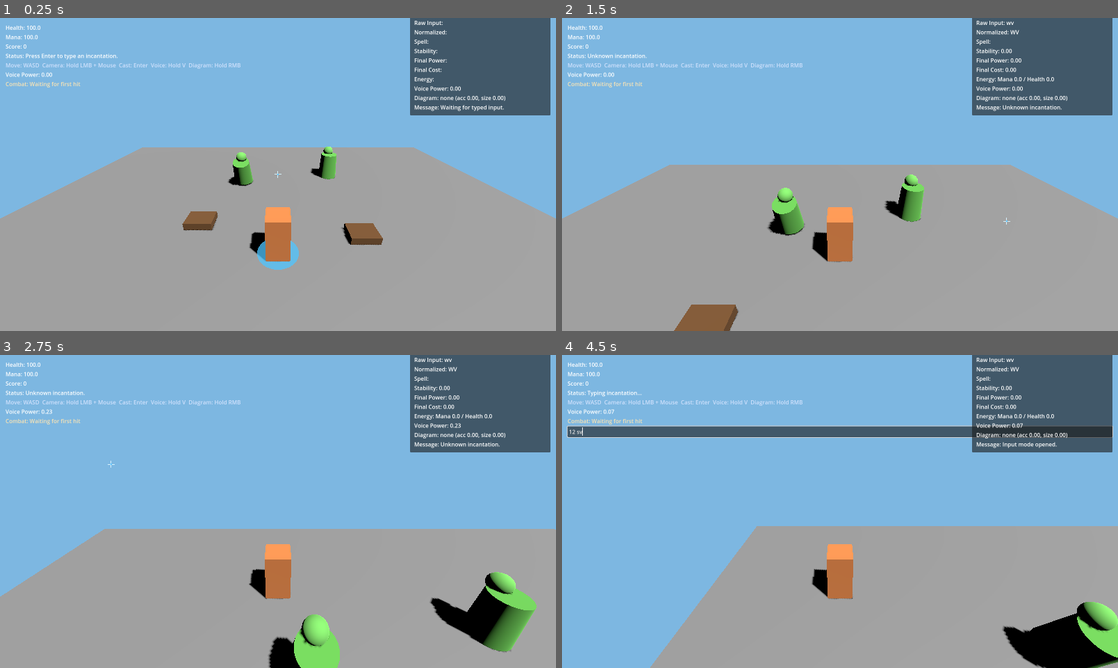
Above: before the commit, frames 1-4 (two rows, left to right).
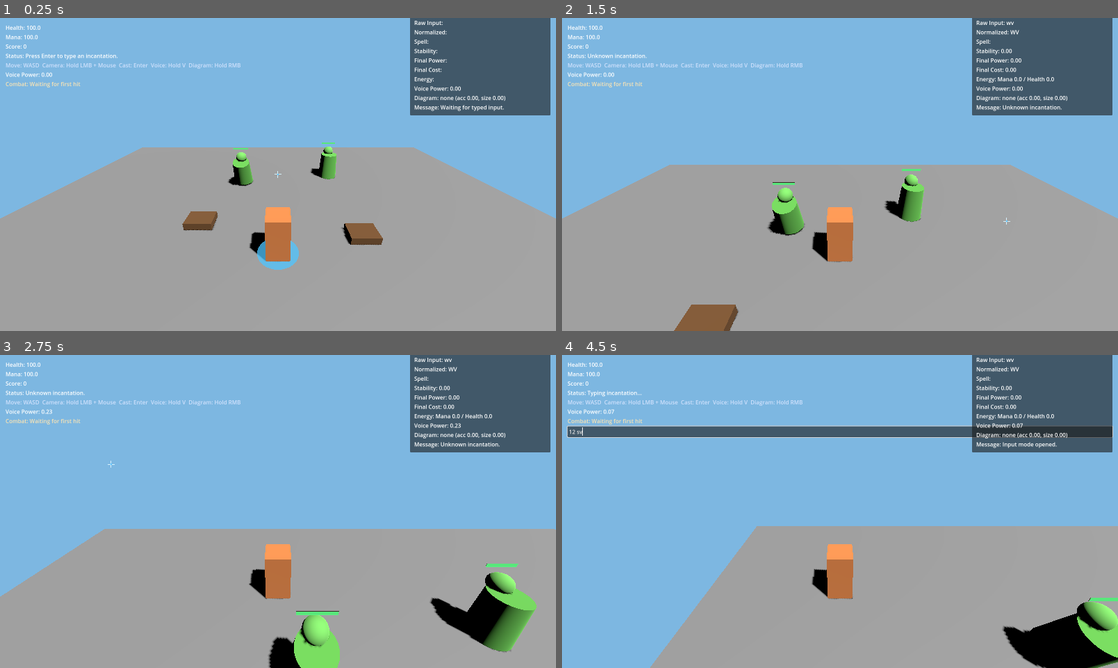
Above: after the commit, the same moments.

Repository: sh4d0w28/the-magic-engine
Game: Godot game, scene res://scenes/Main.tscn
Same seed, same stepped clock (60 frames per second), same inputs: the game is played once before the commit and once after it.
Inputs (mouse positions are in pixels of both pictures, inside the frame that each line leads up to):
- Up to frame 1 (0.25 s): no input
- Up to frame 2 (1.5 s): tap Enter at 0.5, 1.35 s; move the mouse to (812, 237) at 0.52 s; hold V (voice_charge) 0.53-1.28 s; hold W (move_forward) from 0.53 s (still down); click (812, 237) at 0.67 s; move the mouse to (1006, 221) at 1.27 s
- Up to frame 3 (2.75 s): move the mouse to (111, 464) at 2.02 s; release W (move_forward) at 2.03 s; hold A (move_left) from 2.03 s (still down); hold V (voice_charge) from 2.03 s (still down)
- Up to frame 4 (4.5 s): move the mouse to (867, 511) at 2.77 s; release V (voice_charge) at 2.78 s; tap Enter at 2.85 s; click (867, 511) at 2.92 s; release A (move_left) at 3.5 s; click (840, 430) at 3.52 s; type "12" at 3.6 s; tap Space at 4.25 s; move the mouse to (756, 433) at 4.27 s; hold S (move_back) from 4.28 s (still down); hold V (voice_charge) from 4.28 s (still down)

The runs differ from the first frame. In frame 1, less than 0.1% of the frame differs, in the area x 41-61%, y 39-42%; in frame 2, less than 0.1%; in frame 3, 0.2%, in the area x 53-94%, y 66-84%; in frame 4, less than 0.1%.

Commit message:
feat: add dummy health bars and damage numbers

Diff:
--- a/scenes/environment/TargetDummy.tscn
+++ b/scenes/environment/TargetDummy.tscn
@@ -21,6 +21,19 @@
 emission = Color(1, 0.4, 0.2, 1)
 emission_energy_multiplier = 0.0
 
+[sub_resource type="StandardMaterial3D" id="StandardMaterial3D_health_back"]
+albedo_color = Color(0.18, 0.12, 0.1, 0.92)
+transparency = 1
+shading_mode = 0
+
+[sub_resource type="StandardMaterial3D" id="StandardMaterial3D_health_fill"]
+albedo_color = Color(0.35, 0.95, 0.5, 0.95)
+transparency = 1
+shading_mode = 0
+
+[sub_resource type="QuadMesh" id="QuadMesh_health_bar"]
+size = Vector2(1.0, 0.12)
+
 [node name="TargetDummy" type="StaticBody3D"]
 script = ExtResource("1_hf6ic")
 
@@ -37,3 +50,15 @@
 transform = Transform3D(1, 0, 0, 0, 0.939693, -0.34202, 0, 0.34202, 0.939693, 0, 2.0, 0)
 mesh = SubResource("SphereMesh_dummy_head")
 surface_material_override/0 = SubResource("StandardMaterial3D_dummy")
+
+[node name="HealthBarPivot" type="Node3D" parent="."]
+transform = Transform3D(0.939693, 0, -0.34202, 0, 1, 0, 0.34202, 0, 0.939693, 0, 2.6, 0)
+
+[node name="HealthBarBack" type="MeshInstance3D" parent="HealthBarPivot"]
+mesh = SubResource("QuadMesh_health_bar")
+surface_material_override/0 = SubResource("StandardMaterial3D_health_back")
+
+[node name="HealthBarFill" type="MeshInstance3D" parent="HealthBarPivot"]
+transform = Transform3D(0.9, 0, 0, 0, 1, 0, 0, 0, 1, -0.05, 0, 0.01)
+mesh = SubResource("QuadMesh_health_bar")
+surface_material_override/0 = SubResource("StandardMaterial3D_health_fill")
--- a/scripts/environment/TargetDummy.gd
+++ b/scripts/environment/TargetDummy.gd
@@ -10,6 +10,8 @@
 
 @onready var _body_mesh: MeshInstance3D = $BodyMesh
 @onready var _head_mesh: MeshInstance3D = $HeadMesh
+@onready var _health_bar_pivot: Node3D = $HealthBarPivot
+@onready var _health_bar_fill: MeshInstance3D = $HealthBarPivot/HealthBarFill
 
 var _body_material: StandardMaterial3D
 var _head_material: StandardMaterial3D
@@ -29,6 +31,9 @@
 
 
 func _process(delta: float) -> void:
+	if _health_bar_pivot != null:
+		_health_bar_pivot.global_rotation = Vector3.ZERO
+
 	if _destroy_timer >= 0.0:
 		_destroy_timer -= delta
 		scale = scale.lerp(Vector3(0.2, 0.05, 0.2), minf(delta * 10.0, 1.0))
@@ -64,6 +69,7 @@
 		return
 
 	current_health = max(current_health - amount, 0)
+	_spawn_damage_number(amount)
 	_hit_flash_remaining = hit_flash_duration
 	if _body_material != null:
 		_body_material.emission = body_color
@@ -92,6 +98,12 @@
 		_head_material.albedo_color = base_color.lightened(0.08)
 	_body_mesh.scale = Vector3(1.0, 0.8 + health_ratio * 0.2, 1.0)
 	_head_mesh.position.y = 1.75 + health_ratio * 0.25
+	if _health_bar_fill != null:
+		_health_bar_fill.scale.x = maxf(health_ratio, 0.001)
+		_health_bar_fill.position.x = lerpf(-0.45, 0.0, health_ratio)
+		var fill_material := _health_bar_fill.get_active_material(0)
+		if fill_material is StandardMaterial3D:
+			fill_material.albedo_color = Color(1.0, 0.25, 0.2, 0.95).lerp(Color(0.35, 0.95, 0.5, 0.95), health_ratio)
 
 
 func _duplicate_material(mesh_instance: MeshInstance3D) -> StandardMaterial3D:
@@ -101,3 +113,20 @@
 		mesh_instance.set_surface_override_material(0, duplicated_material)
 		return duplicated_material
 	return null
+
+
+func _spawn_damage_number(amount: int) -> void:
+	var label := Label3D.new()
+	label.text = "-%d" % amount
+	label.font_size = 28
+	label.billboard = BaseMaterial3D.BILLBOARD_ENABLED
+	label.modulate = Color(1.0, 0.85, 0.35, 1.0)
+	label.outline_modulate = Color(0.25, 0.12, 0.04, 1.0)
+	label.outline_size = 6
+	label.position = Vector3(randf_range(-0.15, 0.15), 2.5, randf_range(-0.15, 0.15))
+	add_child(label)
+
+	var tween := create_tween()
+	tween.parallel().tween_property(label, "position:y", label.position.y + 0.8, 0.45)
+	tween.parallel().tween_property(label, "modulate:a", 0.0, 0.45)
+	tween.finished.connect(label.queue_free)
Not shown: 1 places in scenes/environment/TargetDummy.tscn that only renumber resources
